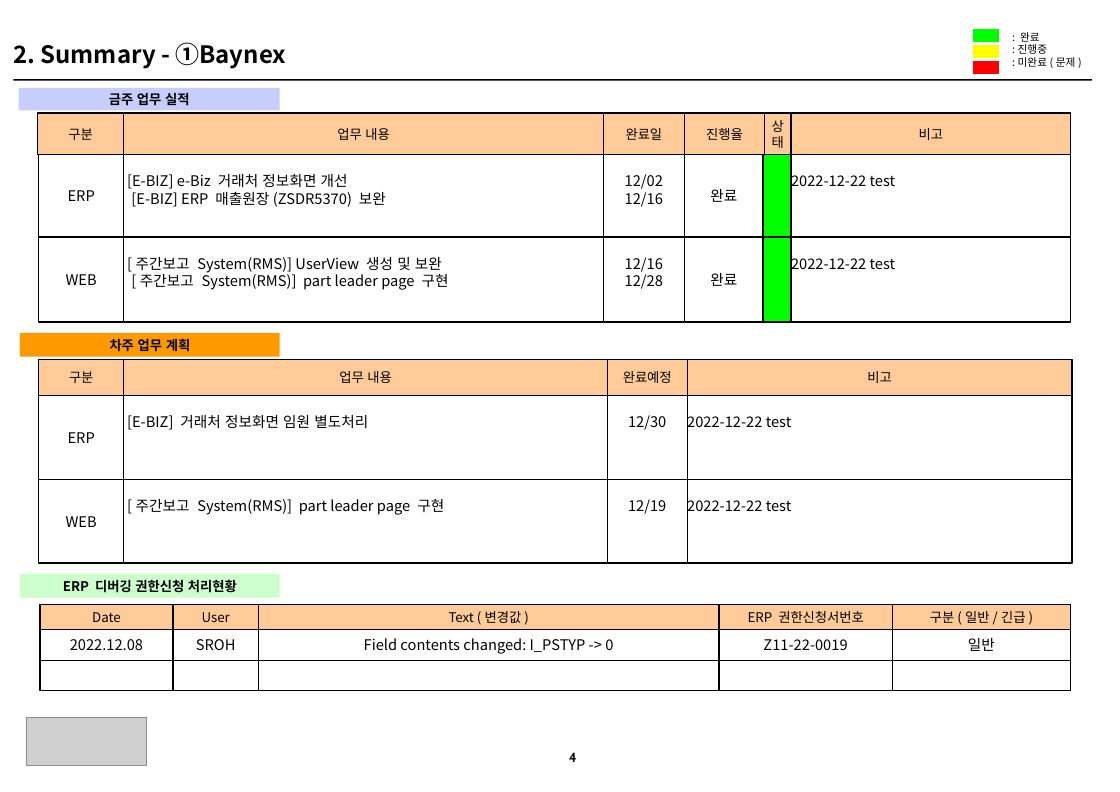
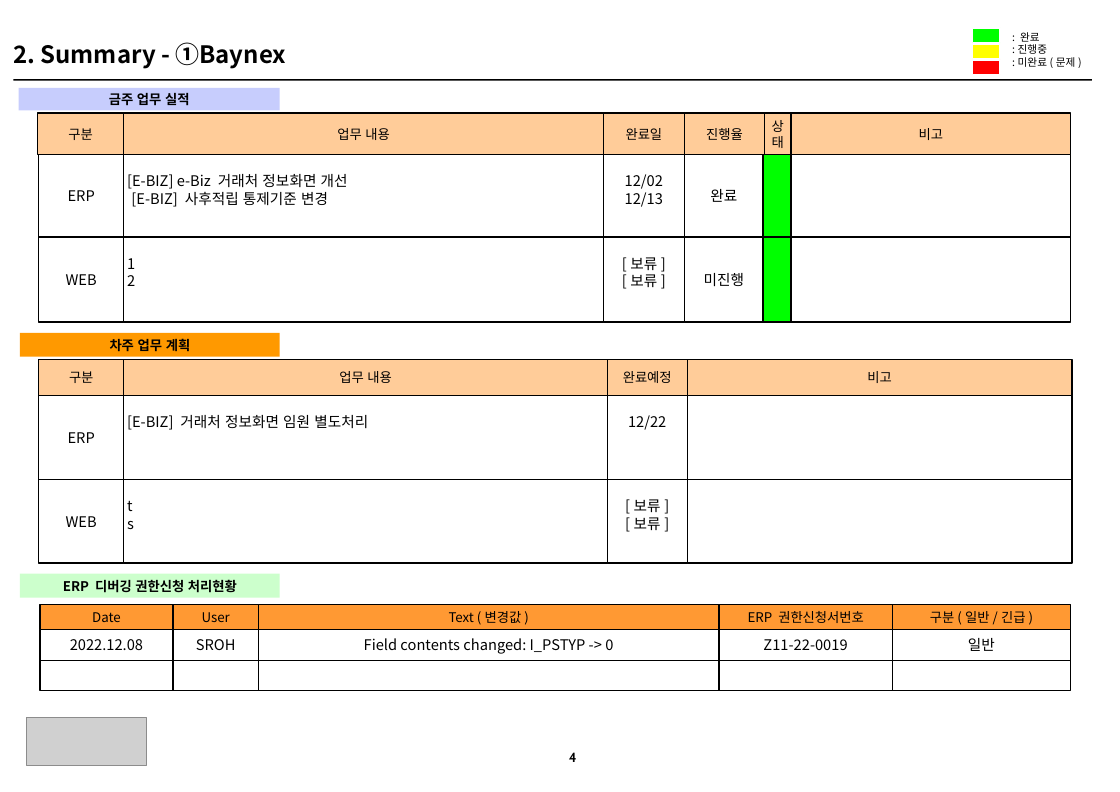
Before and after one commit to HywuLeeJiEun/BBS, a slide deck: slide 1 of src/main/webapp/WEB-INF/Files/요약본_sample.pptx. Drawn at 1120x792 pixels with LibreOffice and Linux fonts; fonts in the diff are those of the drawing; grey boxes stand for pictures. Boxes give left, top, right and bottom in pixels: in the first picture for what was removed or moved away, otherwise in the second. Text is boxed around its words. In the diff, an @@ line names an element or a change of style, - is before the commit and + after.

```diff
--- a/src/main/webapp/WEB-INF/Files/요약본_sample.pptx
+++ b/src/main/webapp/WEB-INF/Files/요약본_sample.pptx
@@ text in rectangle at (127,174,348,207): text changed @@
-[E-BIZ] e-Biz 거래처 정보화면 개선
-[E-BIZ] ERP 매출원장(ZSDR5370) 보완
+[E-BIZ] e-Biz 거래처 정보화면 개선
+[E-BIZ] 사후적립 통제기준 변경
@@ text in rectangle at (625,174,663,207): text changed @@
-12/02
-12/16
+12/02
+12/13
@@ text in rectangle at (791,172,896,191): text removed @@
-2022-12-22 test
@@ text in rectangle at (127,258,135,286): text changed @@
-[주간보고 System(RMS)] UserView 생성 및 보완
-[주간보고 System(RMS)] part leader page 구현
+1
+2
@@ text in rectangle at (630,257,657,287): text changed @@
-12/16
-12/28
+[보류]
+[보류]
@@ text in rectangle at (791,254,896,273): text removed @@
-2022-12-22 test
@@ text in rectangle at (704,273,744,286): text changed @@
-완료
+미진행
@@ text in rectangle at (628,415,666,430): text changed @@
-12/30
+12/22
@@ text in rectangle at (687,413,792,432): text removed @@
-2022-12-22 test
@@ text in rectangle at (127,500,134,529): text changed @@
-[주간보고 System(RMS)] part leader page 구현
+t
+s
@@ text in rectangle at (634,499,661,530): text changed @@
-12/19
+[보류]
+[보류]
@@ text in rectangle at (687,496,792,515): text removed @@
-2022-12-22 test
@@ fill #FFCC99 to #FF9933 in 5 elements at (40,605,174,630), (258,605,719,630), (719,605,893,630), (174,605,259,630), (893,605,1071,630) @@
```
Also in this commit, not shown: 44 other files.
